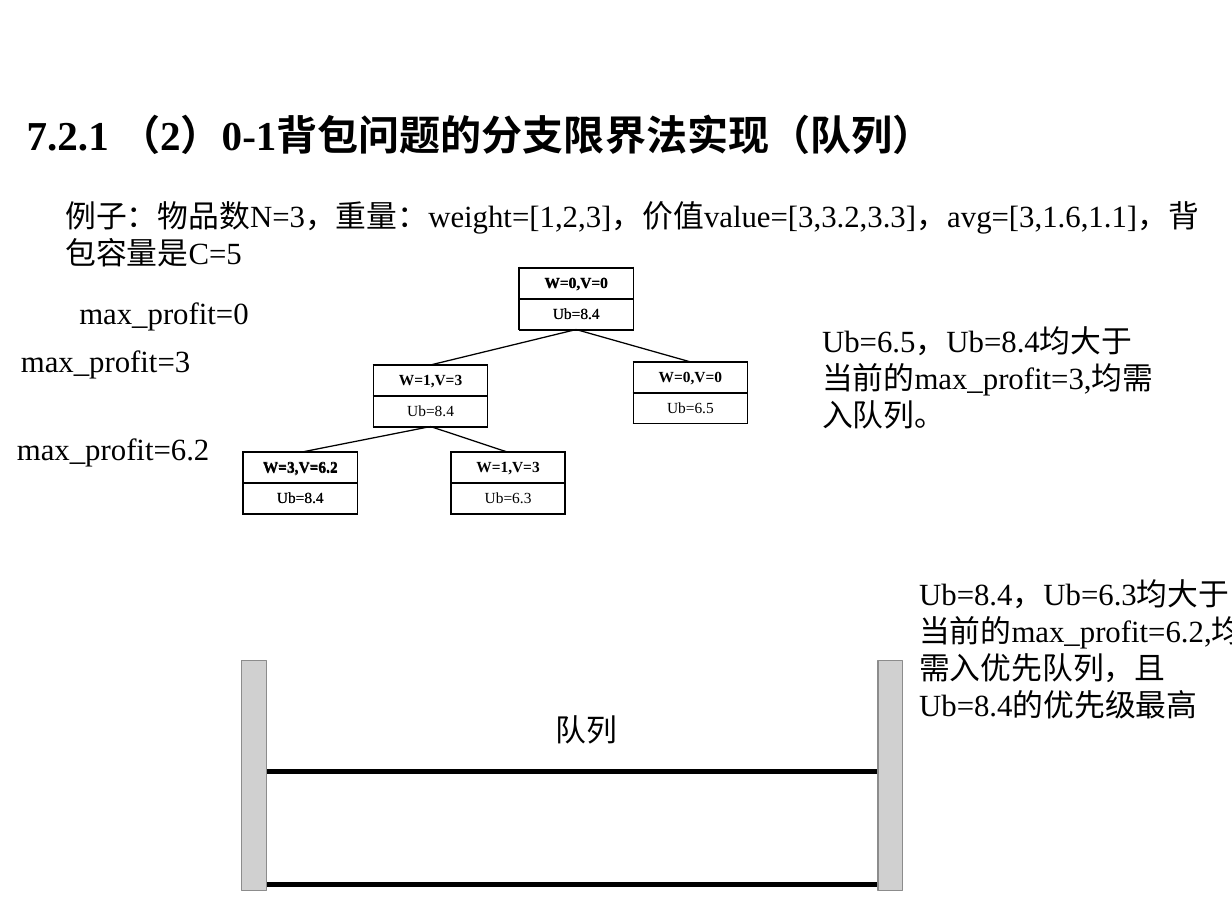
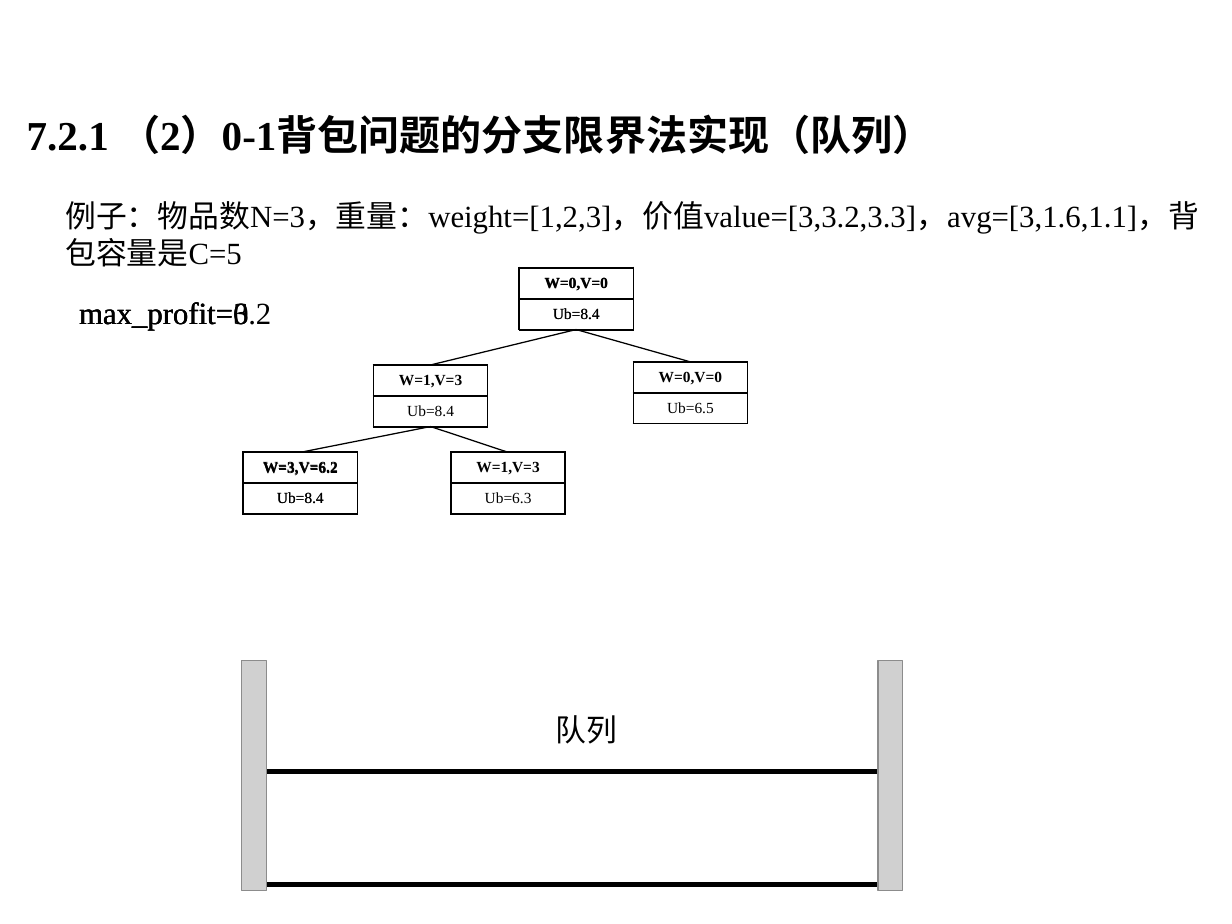
Before and after one commit to liutongling/DP, a slide deck: slide 31 of file/第7章 分支限界法.pptx. Drawn at 1232x924 pixels with LibreOffice and Linux fonts; fonts in the diff are those of the drawing; grey boxes stand for pictures; background and template pictures are left out. Boxes give left, top, right and bottom in pixels: in the first picture for what was removed or moved away, otherwise in the second. Text is boxed around its words. In the diff, an @@ line names an element or a change of style, - is before the commit and + after.

```diff
--- a/file/第7章 分支限界法.pptx
+++ b/file/第7章 分支限界法.pptx
@@ text "max_profit=6.2" moved from (x1=17, y1=438, x2=209, y2=466) to (x1=79, y1=302, x2=271, y2=330) @@
@@ text "max_profit=3" moved from (x1=21, y1=350, x2=190, y2=378) to (x1=79, y1=302, x2=248, y2=330) @@
@@ text removed at (x1=822, y1=328, x2=1153, y2=429) @@
-Ub=6.5，Ub=8.4均大于当前的max_profit=3,均需入队列。
@@ text removed at (x1=919, y1=581, x2=1232, y2=719) @@
-Ub=8.4，Ub=6.3均大于当前的max_profit=6.2,均需入优先队列，且Ub=8.4的优先级最高
```
Also in this commit, not shown: 1 other slide changed.
